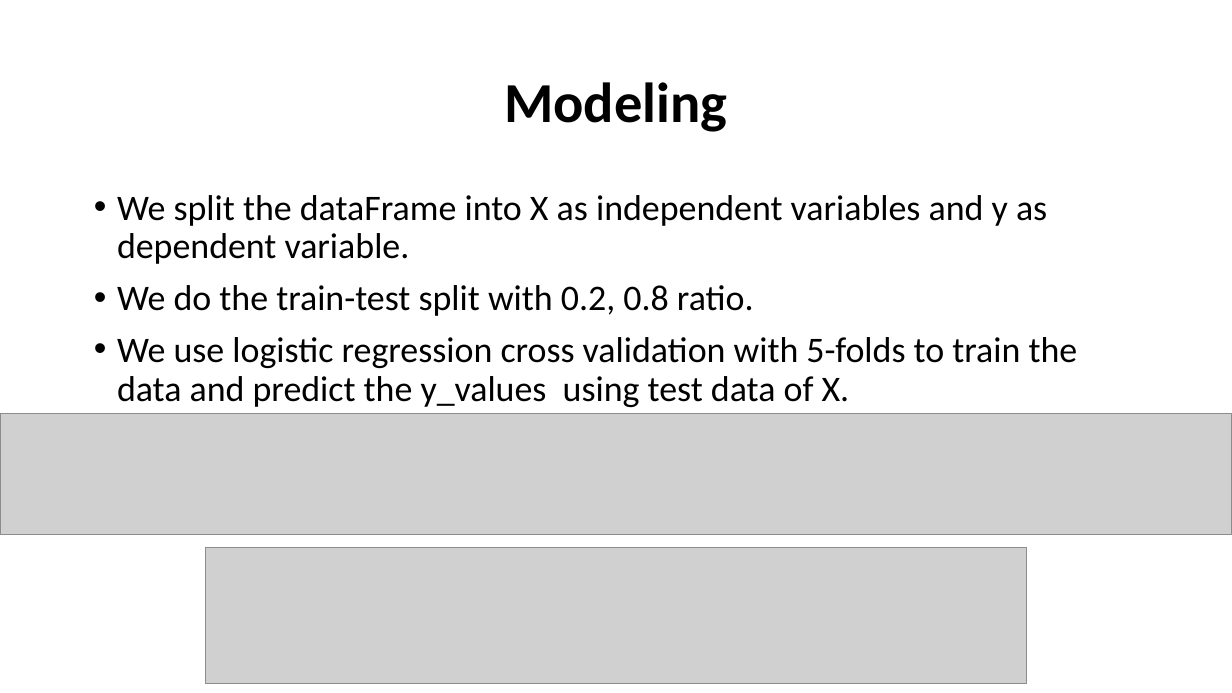
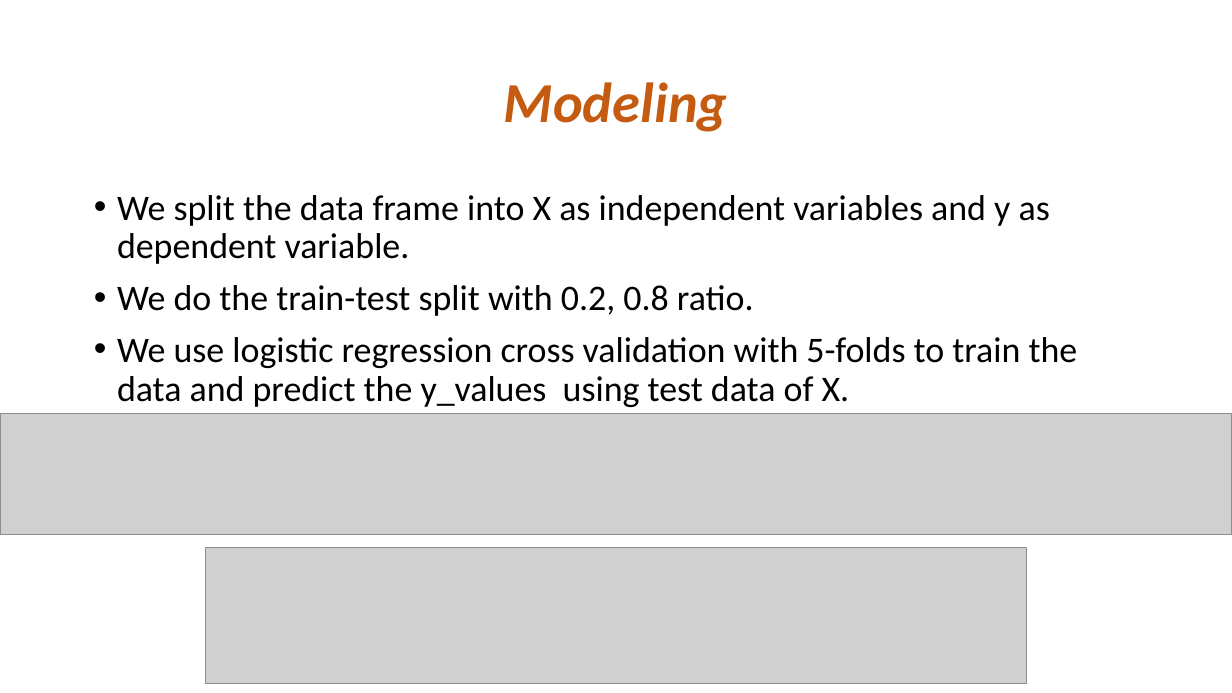
Before and after one commit to wqx13579/Happiness, a slide deck: slide 12 of Final_presentation.pptx. Drawn at 1232x693 pixels with LibreOffice and Linux fonts; fonts in the diff are those of the drawing; grey boxes stand for pictures. Boxes give left, top, right and bottom in pixels: in the first picture for what was removed or moved away, otherwise in the second. Text is boxed around its words. In the diff, an @@ line names an element or a change of style, - is before the commit and + after.

```diff
--- a/Final_presentation.pptx
+++ b/Final_presentation.pptx
@@ title "Modeling" at [504, 82, 728, 132]: text colour #000000 to #C55A11, italic on @@
@@ text at [117, 195, 1050, 264]: text changed @@
-• We split the dataFrame into X as independent variables and y as dependent variable.
+• We split the data frame into X as independent variables and y as dependent variable.
```
Also in this commit, not shown: 13 other slides changed, 2 slides added, 3 other files.
